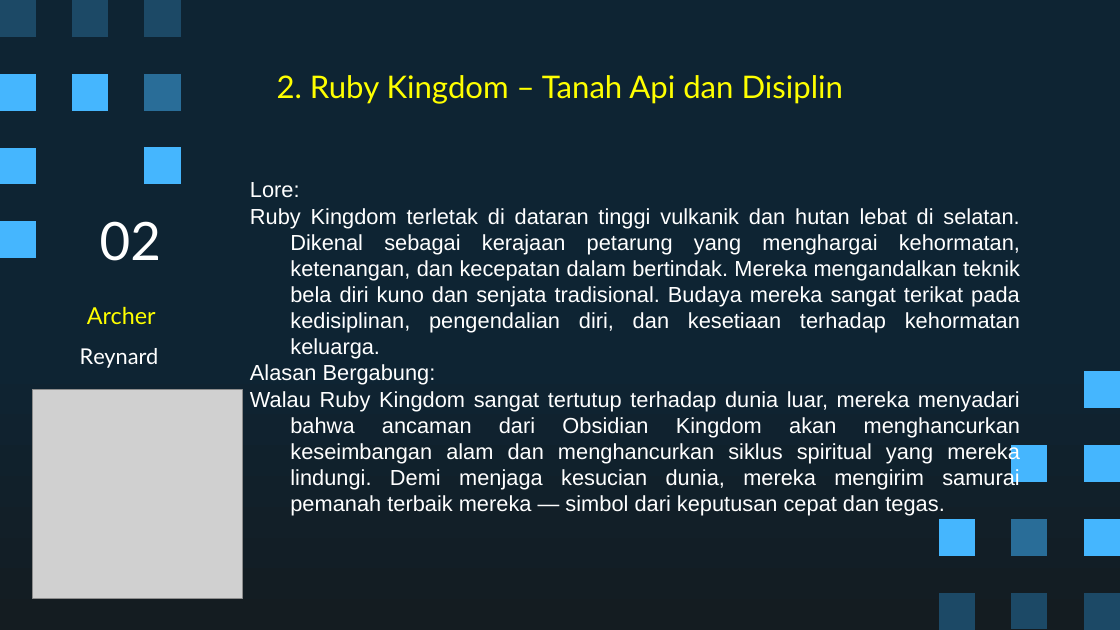
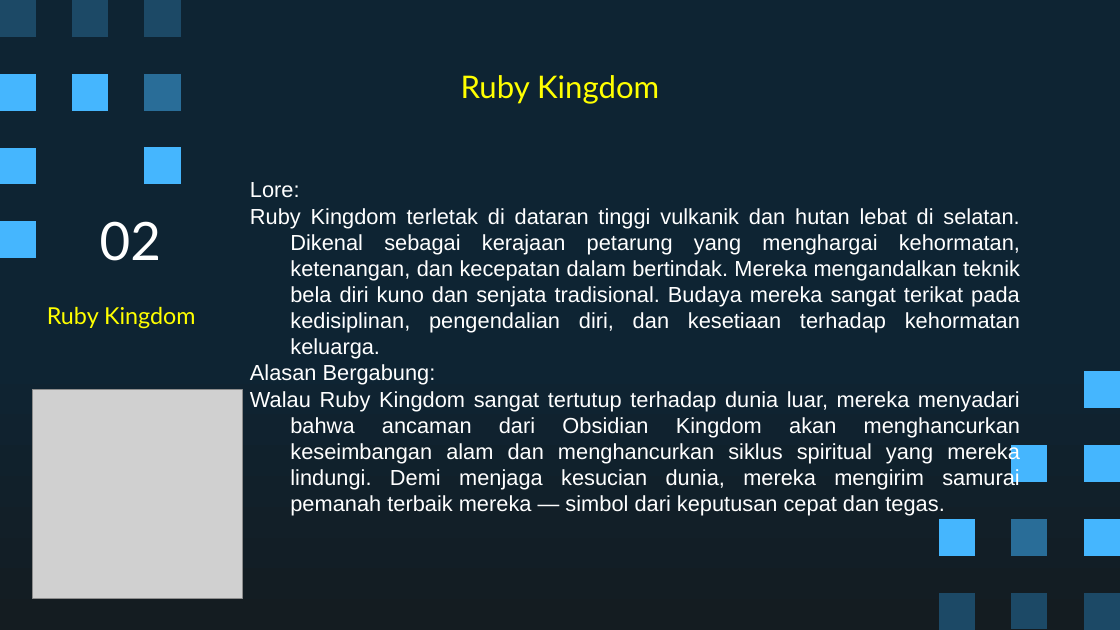
Before and after one commit to Ricardhad/gameProgProject, a slide deck: slide 5 of Super Pixel Vintage Gaming by Slidesgo.pptx (slide 6 before the commit). Drawn at 1120x630 pixels with LibreOffice and Linux fonts; fonts in the diff are those of the drawing; grey boxes stand for pictures. Boxes give left, top, right and bottom in pixels: in the first picture for what was removed or moved away, otherwise in the second. Text is boxed around its words. In the diff, an @@ line names an element or a change of style, - is before the commit and + after.

```diff
--- a/Super Pixel Vintage Gaming by Slidesgo.pptx
+++ b/Super Pixel Vintage Gaming by Slidesgo.pptx
@@ title at box(461, 75, 659, 104): text changed @@
-2. Ruby Kingdom – Tanah Api dan Disiplin
+Ruby Kingdom
@@ subtitle at box(47, 306, 195, 329): text changed @@
-Archer
+Ruby Kingdom
@@ text removed at box(80, 348, 159, 368) @@
-Reynard
```
Also in this commit, not shown: 7 other slides changed, 2 slides added, 2 slides removed.
